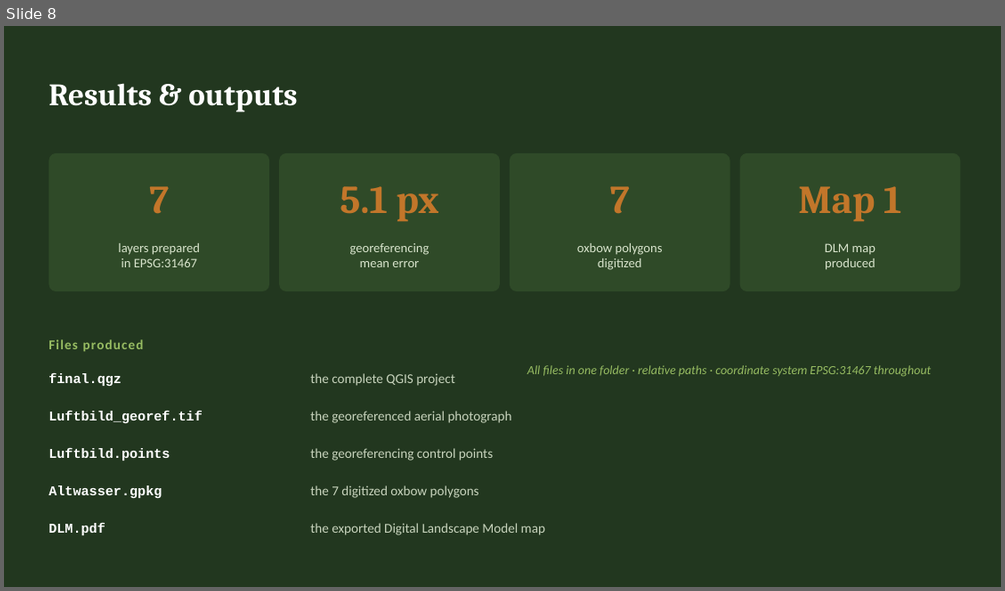
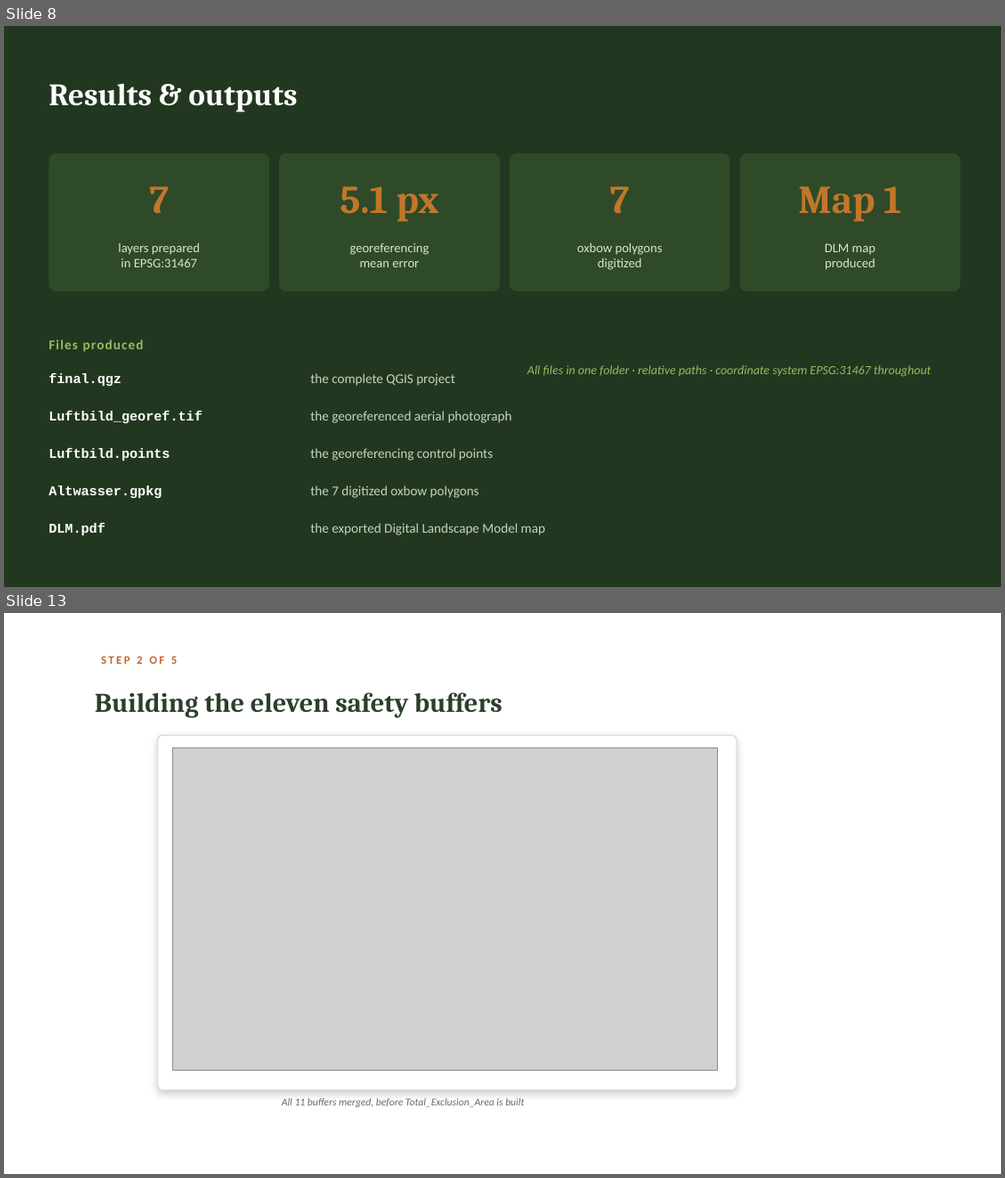
Before and after one commit to Kratosna/Methoden-zur-Analyse-und-Modellierung-von-r-umlichen-Umweltdaten, a slide deck: Procedure_Presentation.pptx. Shown one above the other, each under a label of ours: slide 8 before the commit, slides 8 and 13 after it; the slides between them are not shown. The pictures are 1005x591 and 1005x1178 pixels, drawn with LibreOffice and Linux fonts; fonts in the diff are those of the drawing; grey boxes stand for pictures. Boxes give left, top, right and bottom in pixels: in the first picture for what was removed or moved away, otherwise in the second. Text is boxed around its words. In the diff, an @@ line names an element or a change of style, - is before the commit and + after.

```diff
--- a/Procedure_Presentation.pptx
+++ b/Procedure_Presentation.pptx
@@ slide 13 added at [4, 613, 1001, 1174], background #FFFFFF @@
@@ text added at [101, 656, 177, 664], 11 pt, text #C1652E, bold @@
+STEP 2 OF 5
@@ text added at [95, 692, 502, 718], 26 pt, text #2C3F2B, bold @@
+Building the eleven safety buffers
@@ rounded rectangle added at [157, 736, 736, 1090], fill #FFFFFF, outline #DADFD2 0.99 pt @@
@@ picture added at [172, 747, 718, 1070] @@
@@ text added at [282, 1098, 524, 1107], 10 pt, text #6B6B6B, italic @@
+All 11 buffers merged, before Total_Exclusion_Area is built
```
Also in this commit, not shown: 2 slides changed, 8 other slides added, 2 other files.
